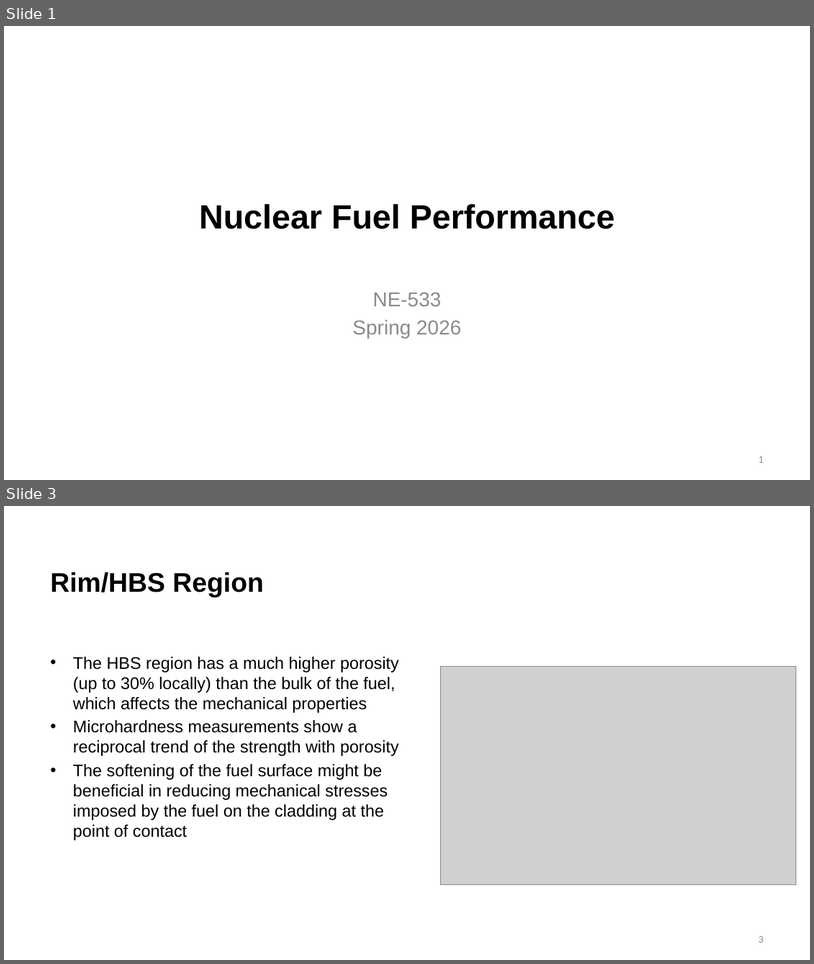
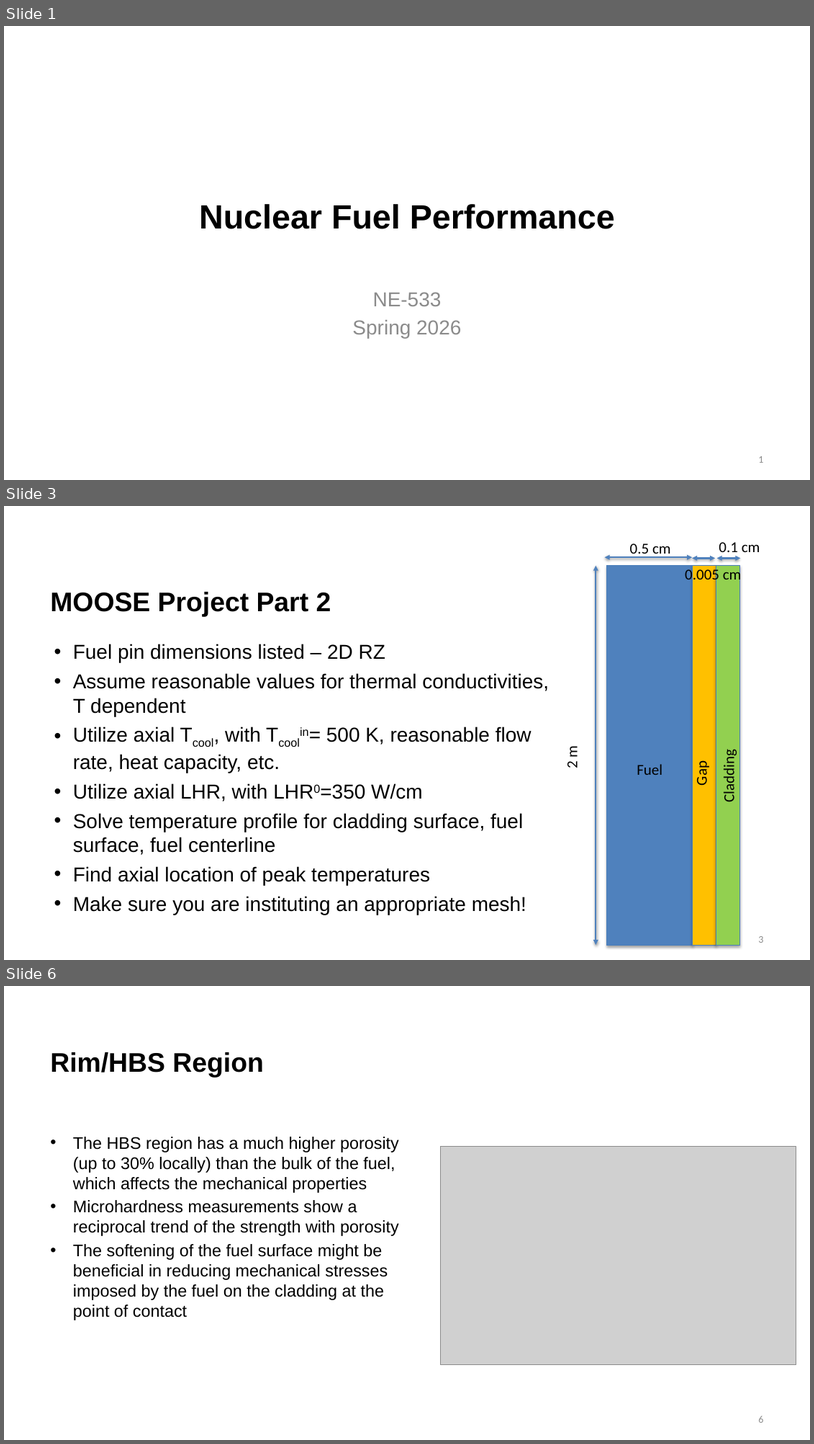
Before and after one commit to benbeeler/TEACHING, a slide deck: Nuclear_Fuel_Performance/NE533_Spring2026/Module3/Lec16_PCI.pptx. Shown one above the other, each under a label of ours: slides 1 and 3 before the commit, slides 1, 3 and 6 after it; the slides between them are not shown. The pictures are 814x964 and 814x1444 pixels, drawn with LibreOffice and Linux fonts; fonts in the diff are those of the drawing; grey boxes stand for pictures; background and template pictures are left out. Boxes give left, top, right and bottom in pixels: in the first picture for what was removed or moved away, otherwise in the second. Text is boxed around its words. In the diff, an @@ line names an element or a change of style, - is before the commit and + after.

```diff
--- a/Nuclear_Fuel_Performance/NE533_Spring2026/Module3/Lec16_PCI.pptx
+++ b/Nuclear_Fuel_Performance/NE533_Spring2026/Module3/Lec16_PCI.pptx
@@ slide 3 added at (4, 506, 810, 960), background #FFFFFF @@
@@ text added at (630, 543, 671, 559), 18 pt, text #000000 @@
+0.5 cm
@@ text added at (719, 542, 761, 556), 18 pt, text #000000 @@
+0.1 cm
@@ double arrow added from (597, 944) to (597, 565), #4F81BD 2 pt @@
@@ double arrow added from (605, 557) to (692, 557), #4F81BD 2 pt @@
@@ rectangle added at (607, 565, 692, 944), fill #4F81BD, outline #4B7EBC 0.75 pt @@
@@ text added at (685, 566, 742, 584), 18 pt, text #000000 @@
+0.005 cm
@@ rectangle added at (692, 565, 716, 944), fill #FFC000, outline #4B7EBC 0.75 pt @@
@@ double arrow added from (692, 558) to (715, 558), #4F81BD 2 pt @@
@@ rectangle added at (716, 565, 740, 944), fill #92D050, outline #4B7EBC 0.75 pt @@
@@ double arrow added from (718, 558) to (741, 558), #4F81BD 2 pt @@
@@ title added at (50, 592, 332, 617), 32 pt, text #000000, bold @@
+MOOSE Project Part 2
@@ text added at (73, 644, 549, 914), 24 pt, text #000000 @@
+• Fuel pin dimensions listed – 2D RZ
+• Assume reasonable values for thermal conductivities, T dependent
+• Utilize axial Tcool, with Tcoolin= 500 K, reasonable flow rate, heat capacity, etc.
+• Utilize axial LHR, with LHR0=350 W/cm
+• Solve temperature profile for cladding surface, fuel surface, fuel centerline
+• Find axial location of peak temperatures
+• Make sure you are instituting an appropriate mesh!
@@ text added at (563, 746, 582, 767), 18 pt, text #000000 @@
+2 m
@@ text added at (637, 764, 663, 775), 18 pt, text #000000 @@
+Fuel
@@ text added at (693, 763, 712, 785), 18 pt, text #000000 @@
+Gap
@@ text added at (720, 754, 739, 801), 18 pt, text #000000 @@
+Cladding
@@ page number added at (759, 936, 764, 942), 12 pt, text #8C8C8C @@
+3
@@ what was slide 3 is now slide 6 @@
@@ page number at (759, 1416, 764, 1422): text changed @@
-3
+6
```
Also in this commit, not shown: 2 slides changed, 7 other slides added, 3 slides removed, 29 other files.
